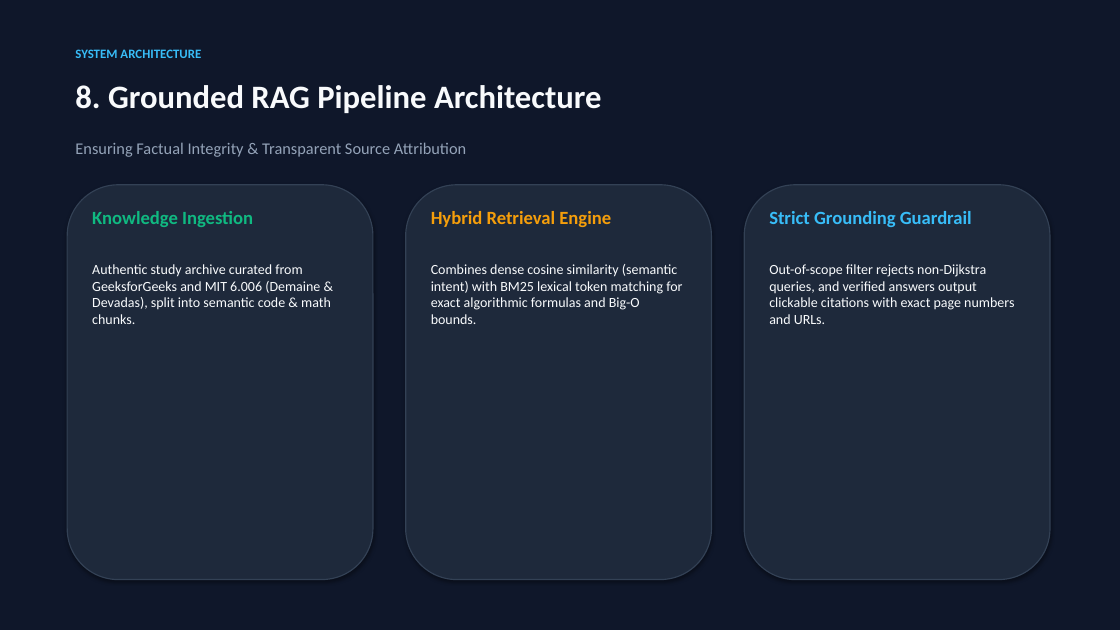
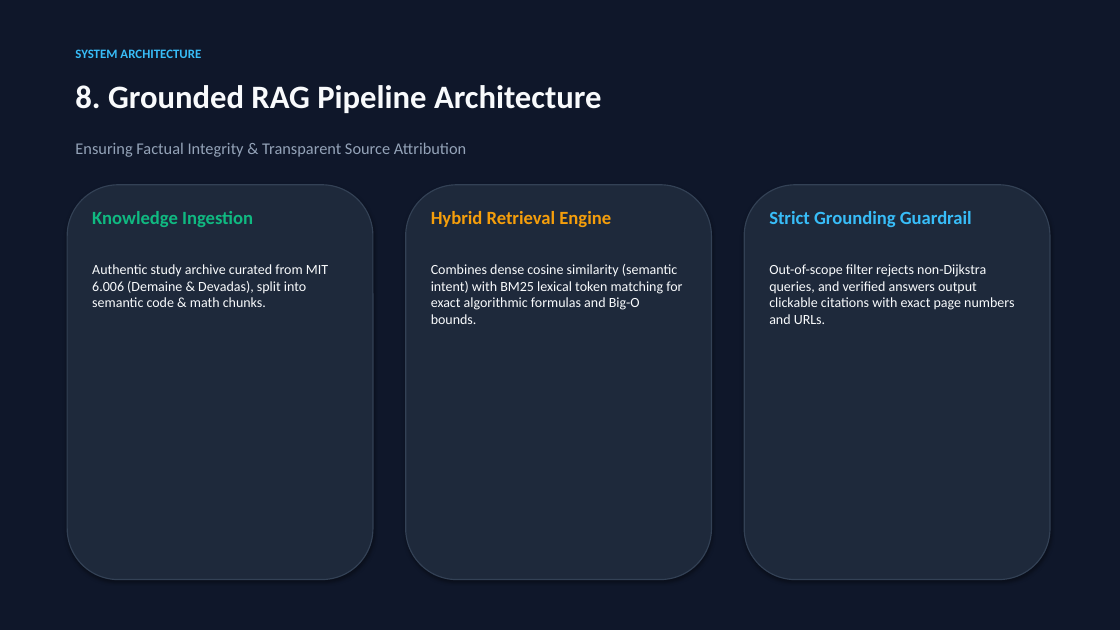
Before and after one commit to Robingif/dijkstra-sssp-rag, a slide deck: slide 9 of static/Dijkstra_Algorithm_Complete_Guide.pptx. Drawn at 1120x630 pixels with LibreOffice and Linux fonts; fonts in the diff are those of the drawing. Boxes give left, top, right and bottom in pixels: in the first picture for what was removed or moved away, otherwise in the second. Text is boxed around its words. In the diff, an @@ line names an element or a change of style, - is before the commit and + after.

```diff
--- a/static/Dijkstra_Algorithm_Complete_Guide.pptx
+++ b/static/Dijkstra_Algorithm_Complete_Guide.pptx
@@ text at (92, 264, 328, 307): text changed @@
-Authentic study archive curated from GeeksforGeeks and MIT 6.006 (Demaine & Devadas), split into semantic code & math chunks.
+Authentic study archive curated from MIT 6.006 (Demaine & Devadas), split into semantic code & math chunks.
```
Also in this commit, not shown: 2 other slides changed, 22 other files.
